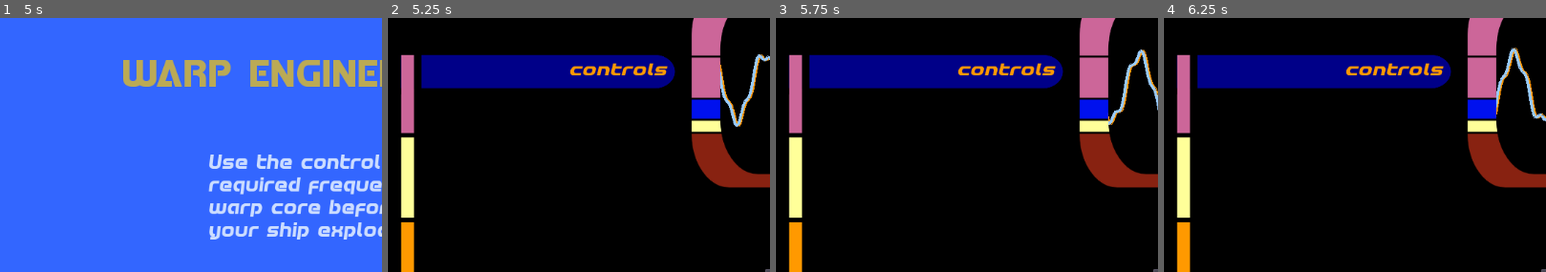
Above: before the commit, frames 1-4 (left to right).
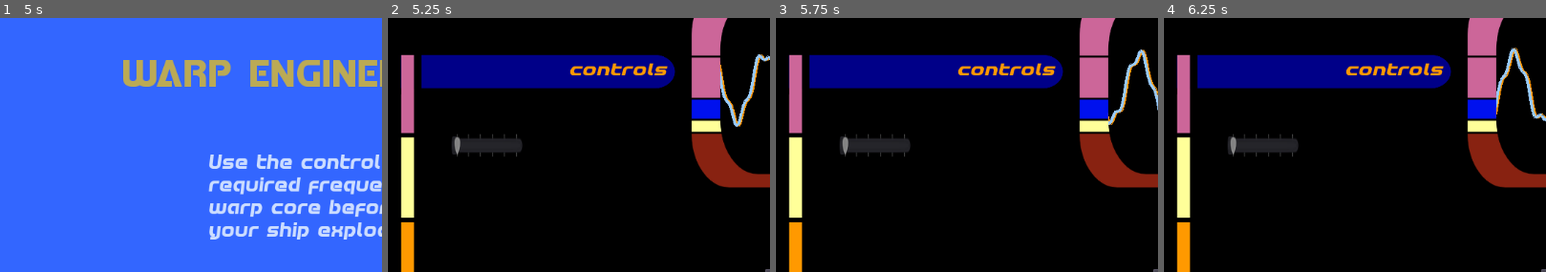
Above: after the commit, the same moments.

Repository: squiggle-at-squiggle/LDJam49
Game: Godot game, scene res://Scenes/Main.tscn
Same seed, same stepped clock (60 frames per second), same inputs: the game is played once before the commit and once after it.
Inputs:
- Up to frame 1 (5 s): click "Start Game" at 0.5 s; click "Submit" at 1.25 s; click "Submit" at 2 s; click "Submit" at 2.75 s; tap Enter at 3.5 s; tap Space at 4.25 s
- Up to frame 2 (5.25 s): click "Start Game" at 5 s
- Up to frame 3 (5.75 s): no input
- Up to frame 4 (6.25 s): no input
The pictures show only the part of the screen within x 0-50%, y 15-65%; the shares and areas given below are measured in that part.

Frame 1 is identical in both runs. In frame 2, 1.1% of the frame differs, in the area x 16-36%, y 45-55%; in frame 3, 1.1%; in frame 4, 1.1%.

Commit message:
fix toggle bug

Diff:
--- a/Code/Main.gd
+++ b/Code/Main.gd
@@ -89,7 +89,6 @@
 		$ControlPanel/Control/SliderFive.show()
 
 func hide_all_toggles():
-	$ControlPanel/Control/SliderOne/HSlider.hide()
 	$ControlPanel/Control/SliderTwo/HSlider.hide()
 	$ControlPanel/Control/SliderThree/HSlider.hide()
 	$ControlPanel/Control/SliderFour/HSlider.hide()
--- a/Scenes/ControlPanel.tscn
+++ b/Scenes/ControlPanel.tscn
@@ -46,7 +46,6 @@
 line_color = "99CCFF"
 
 [node name="SliderOne" parent="Control" instance=ExtResource( 2 )]
-visible = false
 margin_left = 91.8492
 margin_top = 270.563
 margin_right = -863.151
